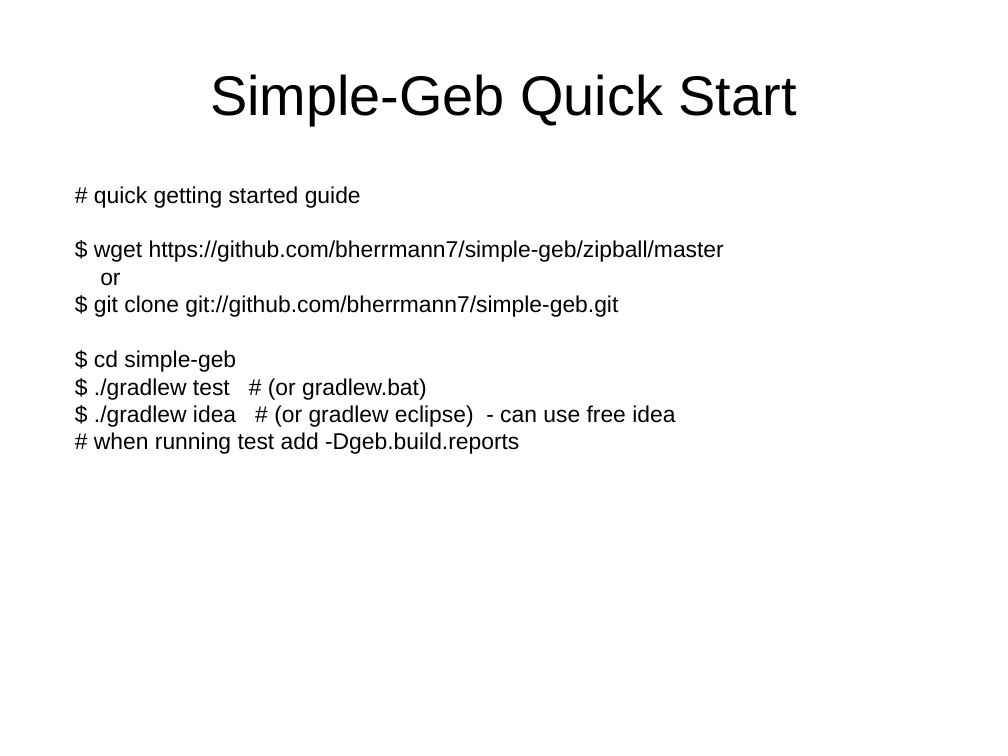
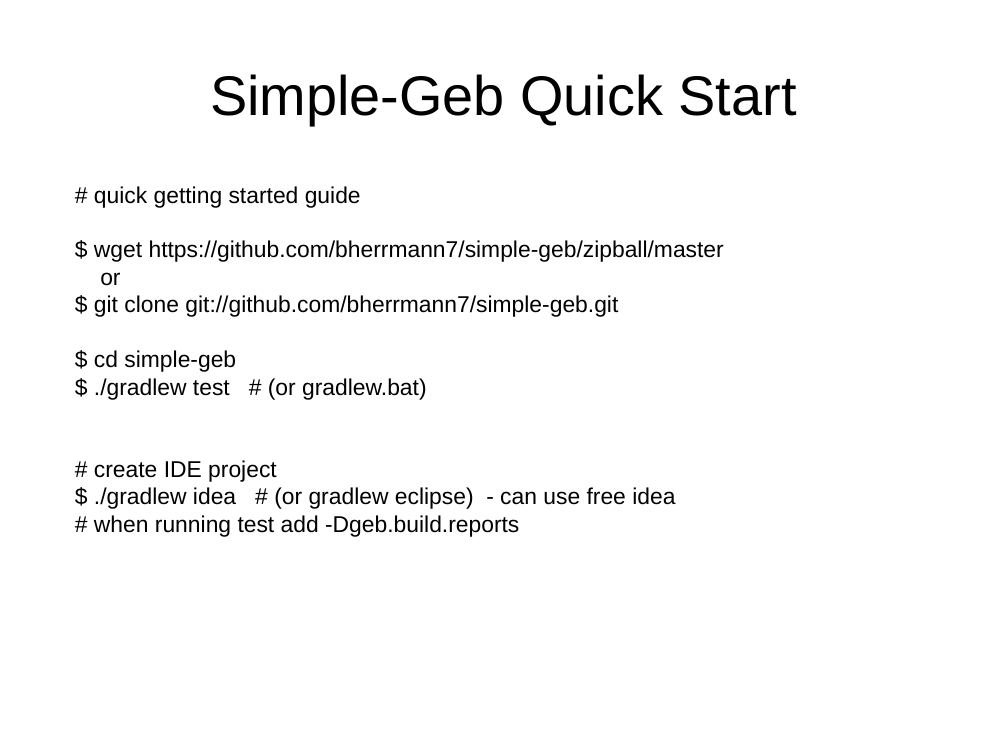
Before and after one commit to bherrmann7/simple-geb, a slide deck: slide 25 of talk/talk.odp. Drawn at 1008x756 pixels with LibreOffice and Linux fonts; fonts in the diff are those of the drawing. Boxes give left, top, right and bottom in pixels: in the first picture for what was removed or moved away, otherwise in the second. Text is boxed around its words. In the diff, an @@ line names an element or a change of style, - is before the commit and + after.

```diff
--- a/talk/talk.odp
+++ b/talk/talk.odp
@@ text at [94, 460, 277, 482]: paragraph added @@
+# create IDE project
```
Also in this commit, not shown: 4 other slides changed, 2 other files.
